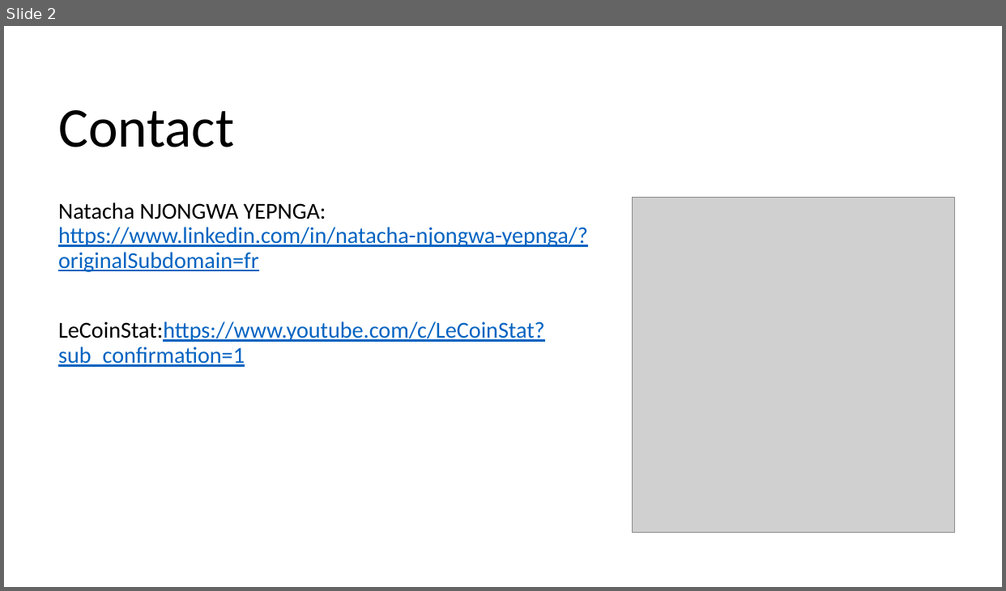
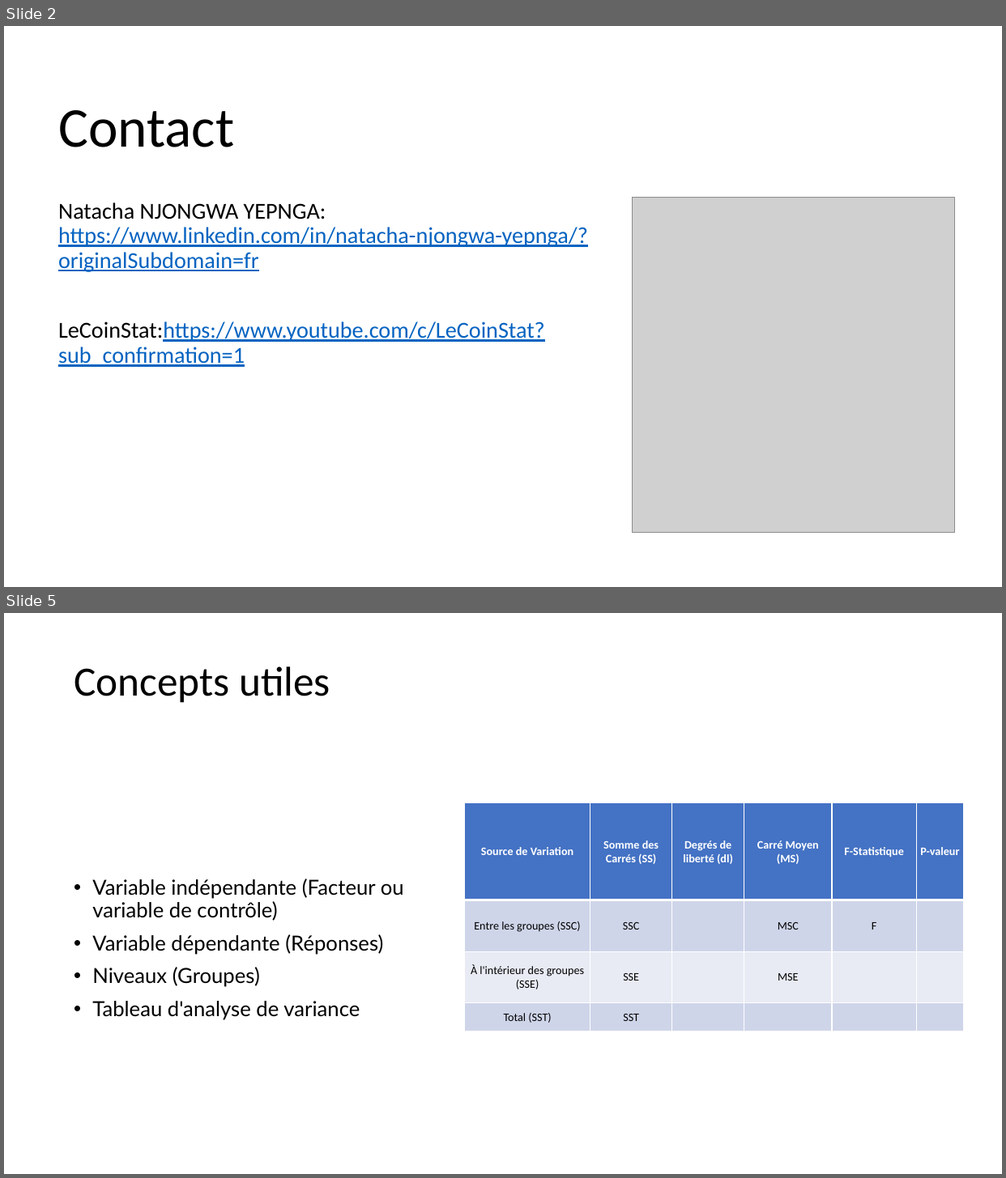
Before and after one commit to LeCoinStat/WAS, a slide deck: WAS20/Présentation1.pptx. Shown one above the other, each under a label of ours: slide 2 before the commit, slides 2 and 5 after it; the slides between them are not shown. The pictures are 1006x591 and 1006x1178 pixels, drawn with LibreOffice and Linux fonts; fonts in the diff are those of the drawing; grey boxes stand for pictures. Boxes give left, top, right and bottom in pixels: in the first picture for what was removed or moved away, otherwise in the second. Text is boxed around its words. In the diff, an @@ line names an element or a change of style, - is before the commit and + after.

```diff
--- a/WAS20/Présentation1.pptx
+++ b/WAS20/Présentation1.pptx
@@ slide 5 added at [4,613,1002,1174], background #FFFFFF @@
@@ rectangle added at [4,613,1002,756], fill #FFFFFF @@
@@ title added at [74,666,330,703], 40 pt, text #000000 @@
+Concepts utiles
@@ table added at [464,803,964,1033], 4 rows, 6 columns @@
+Source de Variation | Somme des Carrés (SS) | Degrés de liberté (dl) | Carré Moyen (MS) | F-Statistique | P-valeur
+Entre les groupes (SSC) | SSC |  | MSC | F | 
+À l'intérieur des groupes (SSE) | SSE |  | MSE |  | 
+Total (SST) | SST |  |  |  | 
@@ text added at [92,879,404,1020], 20 pt, text #000000 @@
+• Variable indépendante (Facteur ou variable de contrôle)
+• Variable dépendante (Réponses)
+• Niveaux (Groupes)
+• Tableau d'analyse de variance
```
Also in this commit, not shown: 16 other slides added, 3 slides removed, 1 other file.
